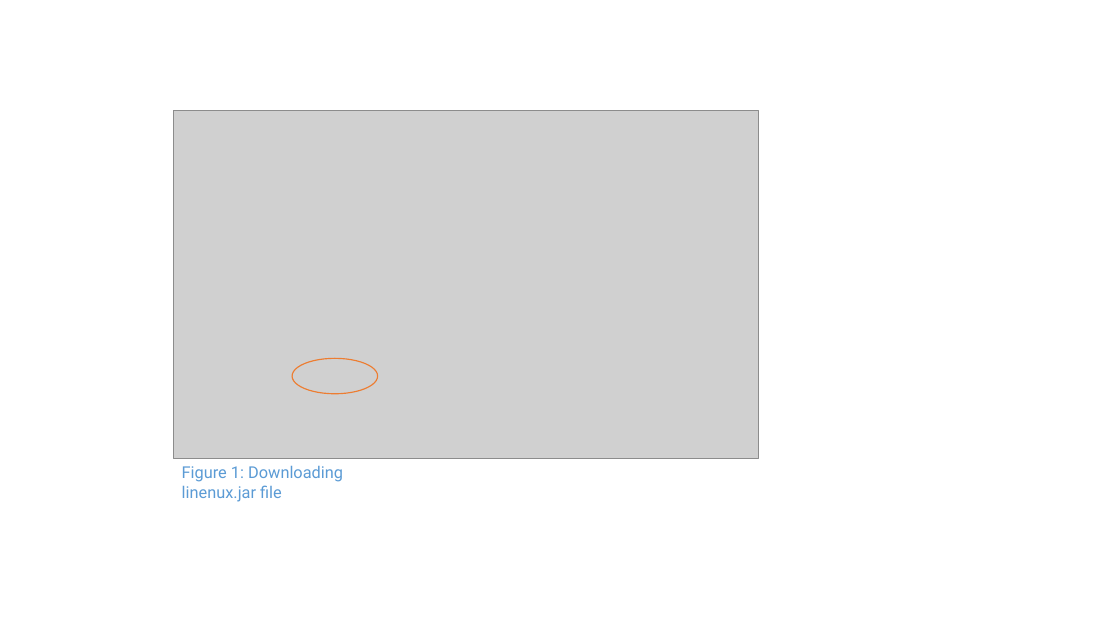
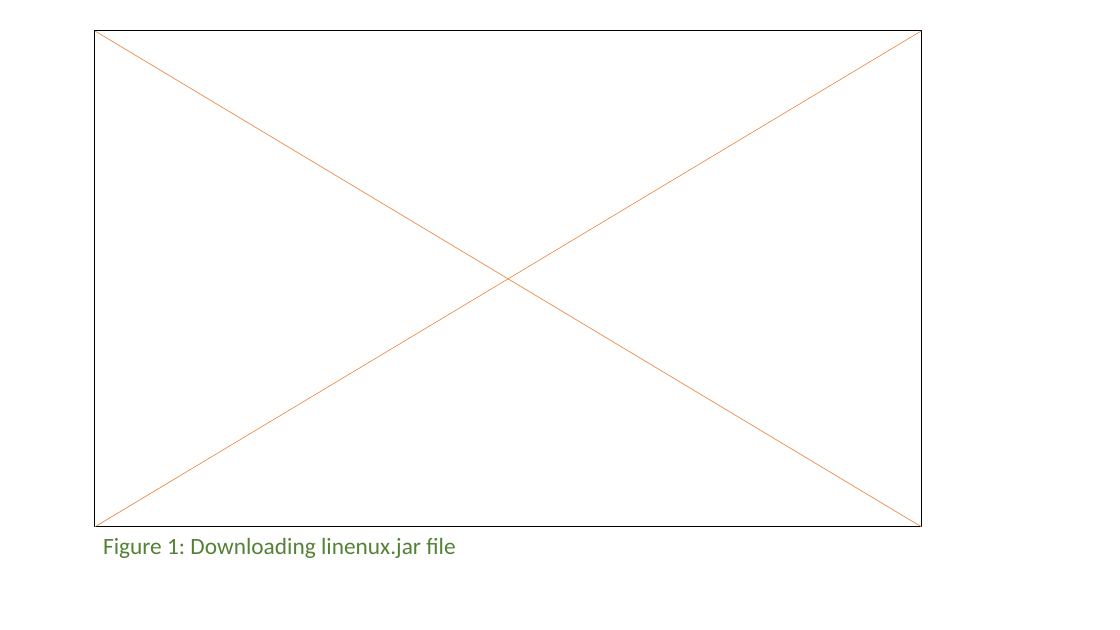
Before and after one commit to CS2103AUG2016-W11-C1/main, a slide deck: slide 1 of doc/UserGuide.pptx. Drawn at 1120x630 pixels with LibreOffice and Linux fonts; fonts in the diff are those of the drawing; grey boxes stand for pictures. Boxes give left, top, right and bottom in pixels: in the first picture for what was removed or moved away, otherwise in the second. Text is boxed around its words. In the diff, an @@ line names an element or a change of style, - is before the commit and + after.

Commit message:
fix figure 1 and 2

```diff
--- a/doc/UserGuide.pptx
+++ b/doc/UserGuide.pptx
@@ rectangle added at (95, 31, 922, 528), outline #000000 1 pt @@
@@ line added from (95, 31) to (922, 527), #ED7D31 0.5 pt @@
@@ line added from (95, 527) to (922, 31), #ED7D31 0.5 pt @@
@@ picture removed at (173, 110, 758, 458) @@
@@ ellipse removed at (292, 359, 378, 394) @@
@@ text "Figure 1: Downloading linenux.jar file": place and size @@
-text "Figure 1: Downloading linenux.jar file" at (182, 465, 343, 502)
+text "Figure 1: Downloading linenux.jar file" at (103, 537, 455, 558)
@@ text "Figure 1: Downloading linenux.jar file" at (103, 537, 455, 558): size 14 to 20 pt, font Roboto to Calibri, text colour #5B9BD5 to #548235 @@
```
Also in this commit, not shown: 1 other slide changed, 1 slide removed, 18 other files.
